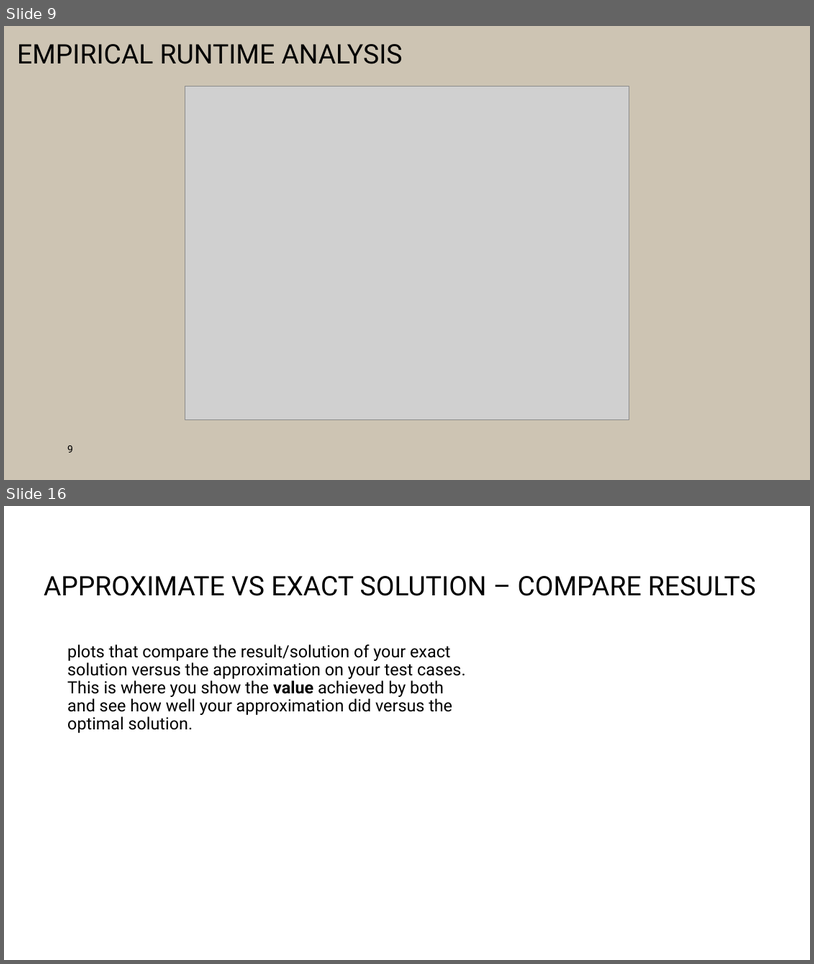
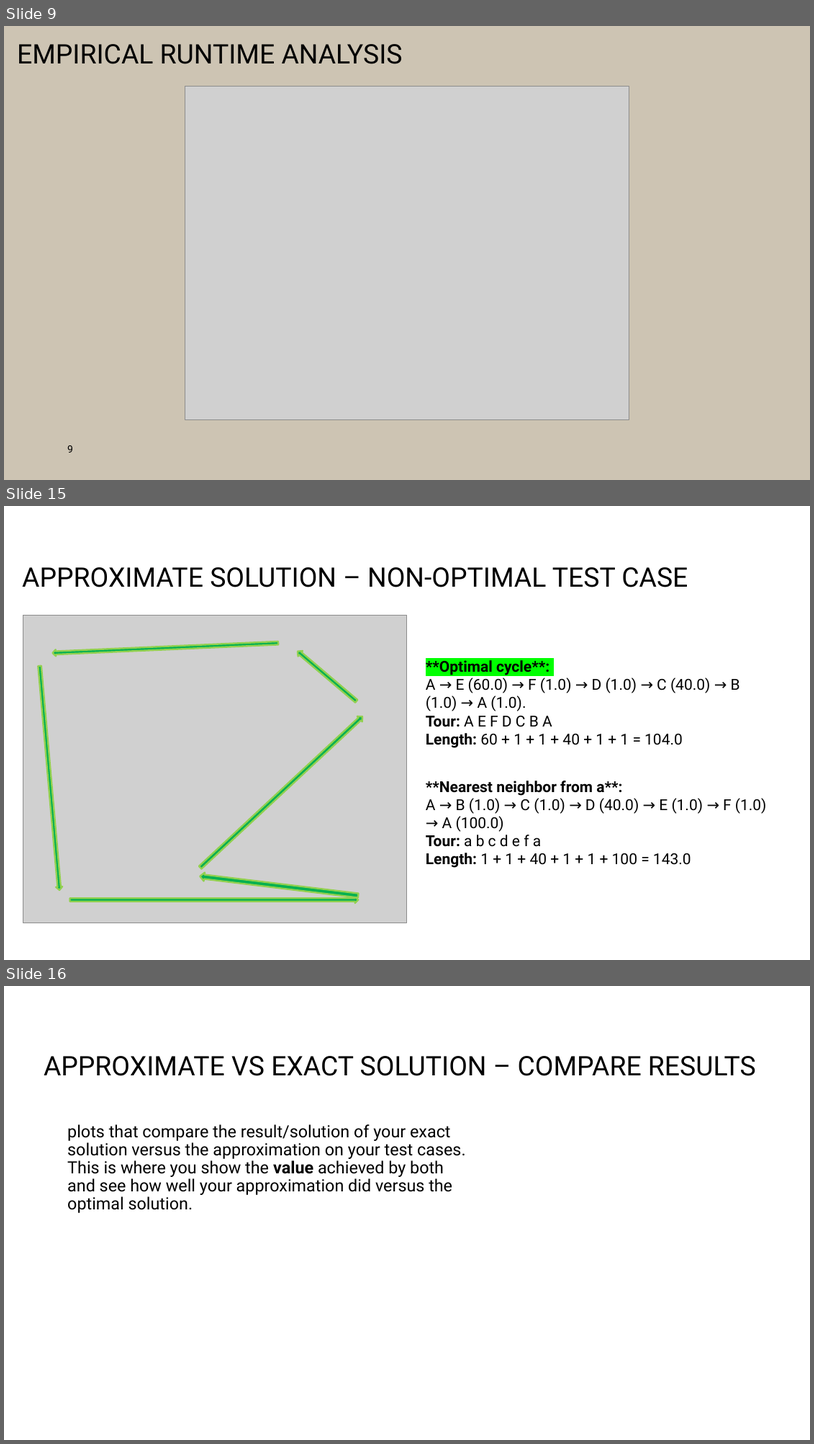
Before and after one commit to PictureOfGray/CS412-Team-NAME, a slide deck: presentations/TeamNAMETSP.pptx. Shown one above the other, each under a label of ours: slides 9 and 16 before the commit, slides 9, 15 and 16 after it; the slides between them are not shown. The pictures are 814x964 and 814x1444 pixels, drawn with LibreOffice and Linux fonts; fonts in the diff are those of the drawing; grey boxes stand for pictures; background and template pictures are left out. Boxes give left, top, right and bottom in pixels: in the first picture for what was removed or moved away, otherwise in the second. Text is boxed around its words. In the diff, an @@ line names an element or a change of style, - is before the commit and + after.

```diff
--- a/presentations/TeamNAMETSP.pptx
+++ b/presentations/TeamNAMETSP.pptx
@@ slide 15 added at [4,506,810,960], background #FFFFFF @@
@@ title added at [22,567,688,587], 32 pt, text #000000 @@
+APPROXIMATE SOLUTION – NON-OPTIMAL TEST CASE
@@ picture added at [23,615,407,922] @@
@@ right arrow added at [52,640,279,656], fill #00B050, outline #92D050 2 pt @@
@@ right arrow added at [296,649,359,703], fill #00B050, outline #92D050 2 pt @@
@@ right arrow added at [36,666,62,890], fill #00B050, outline #92D050 2 pt @@
@@ text added at [426,657,741,748], 18 pt, text #000000 @@
+**Optimal cycle**:
+A → E (60.0) → F (1.0) → D (1.0) → C (40.0) → B (1.0) → A (1.0).
+Tour: A E F D C B A
+Length: 60 + 1 + 1 + 40 + 1 + 1 = 104.0
@@ right arrow added at [198,713,365,870], fill #00B050, outline #92D050 2 pt @@
@@ text added at [426,780,767,867], 18 pt, text #000000 @@
+**Nearest neighbor from a**:
+A → B (1.0) → C (1.0) → D (40.0) → E (1.0) → F (1.0) → A (100.0)
+Tour: a b c d e f a
+Length: 1 + 1 + 40 + 1 + 1 + 100 = 143.0
@@ right arrow added at [199,872,359,899], fill #00B050, outline #92D050 2 pt @@
@@ right arrow added at [70,896,358,903], fill #00B050, outline #92D050 2 pt @@
```
Also in this commit, not shown: 4 slides changed, 3 other slides added, 2 slides removed, 1 other file.
